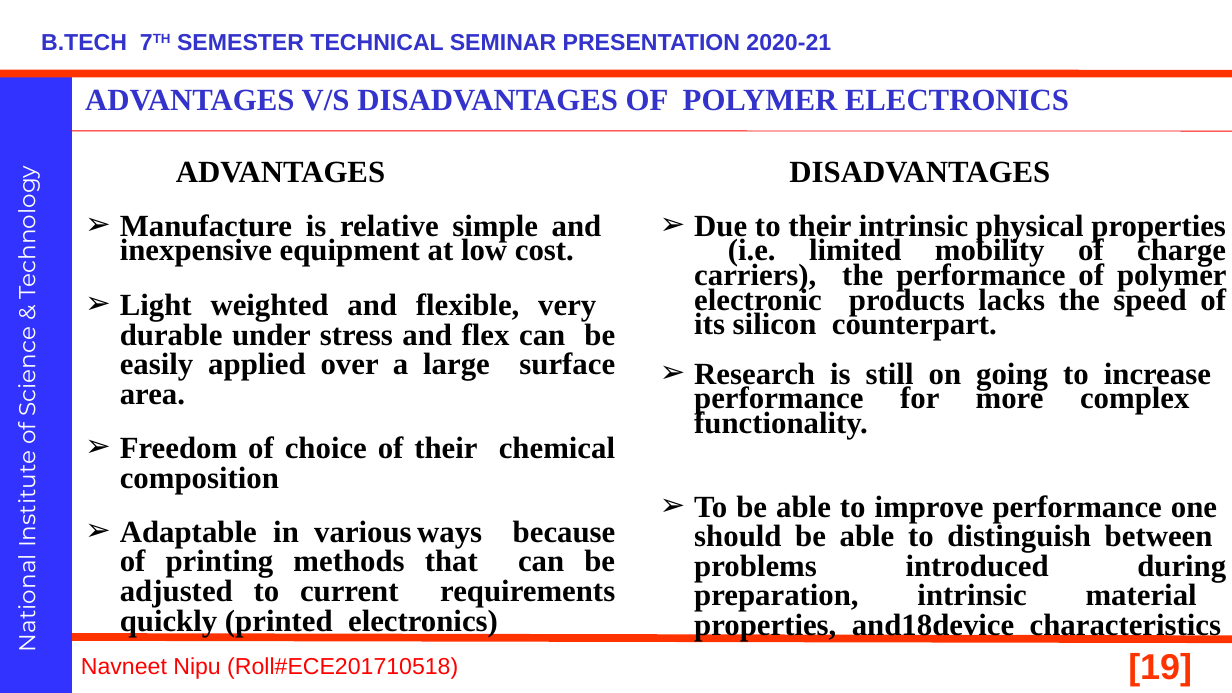
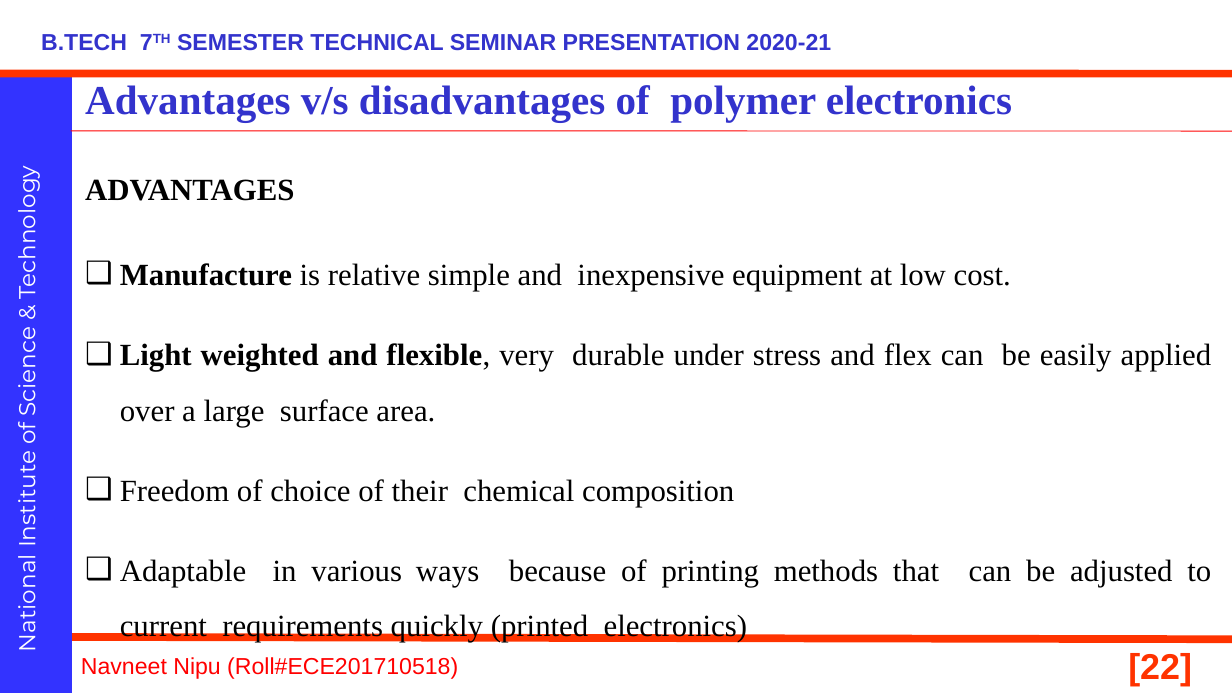
Before and after one commit to navneetnipu/BTECH_SEMINAR, a slide deck: slide 22 of seminar ppt.pptx (slide 19 before the commit). Drawn at 1232x693 pixels with LibreOffice and Linux fonts; fonts in the diff are those of the drawing; background and template pictures are left out. Boxes give left, top, right and bottom in pixels: in the first picture for what was removed or moved away, otherwise in the second. Text is boxed around its words. In the diff, an @@ line names an element or a change of style, - is before the commit and + after.

```diff
--- a/seminar ppt.pptx
+++ b/seminar ppt.pptx
@@ title at (85, 85, 1012, 122): text changed; size 24 to 32 pt @@
-ADVANTAGES V/S DISADVANTAGES OF POLYMER ELECTRONICS
+Advantages v/s disadvantages of polymer electronics
@@ text "ADVANTAGES" at (85, 179, 1212, 642): bold off in "is relative simple and inexpensive equipment at ...", "flexible, very durable under stress and flex ...", "Freedom of choice of their chemical composition", "Adaptable in various ways because of printing ..."; alignment left to justified; indent changed; line spacing 1 to 1.5; more space between paragraphs; bullet ➢ to ❑; line spacing 19.2pt to 1.5; line spacing 0.8 to 1.5 @@
@@ text removed at (694, 161, 1226, 641) @@
-DISADVANTAGES
-➢ Due to their intrinsic physical properties (i.e. limited mobility of charge carriers), the performance of polymer electronic products lacks the speed of its silicon counterpart.
-➢ Research is still on going to increase performance for more complex functionality.
-➢ To be able to improve performance one should be able to distinguish between problems introduced during preparation, intrinsic material properties, and18device characteristics
@@ page number at (1128, 653, 1192, 686): text changed @@
-[19]
+[22]
```
Also in this commit, not shown: 19 other slides changed, 7 slides added, 1 slide removed, 1 other file.
